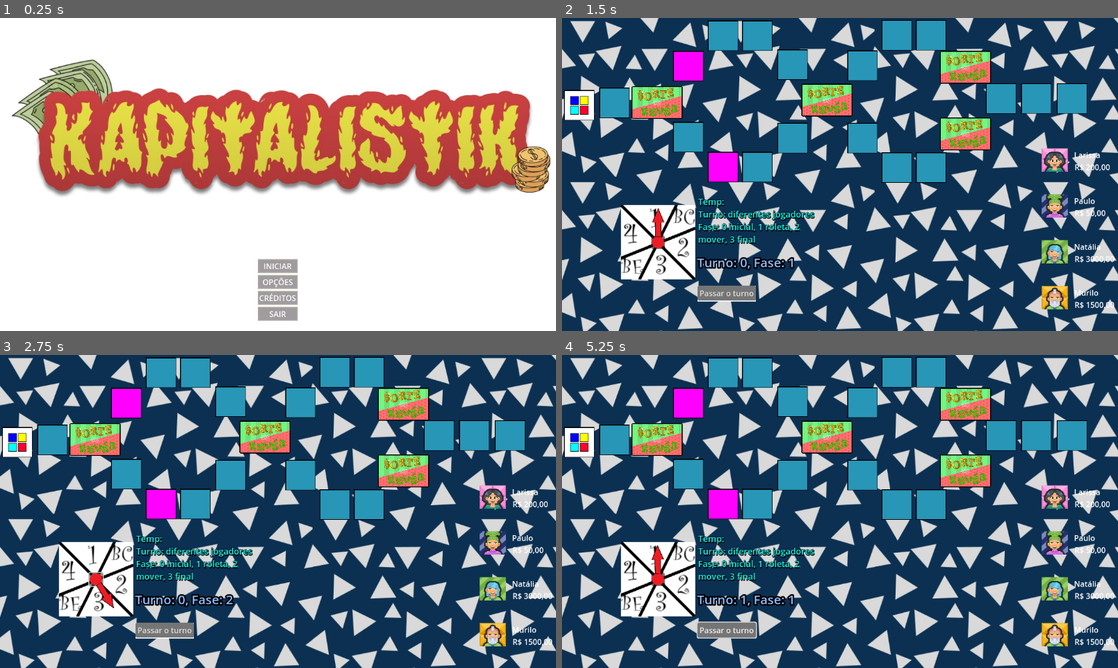
Above: before the commit, frames 1-4 (two rows, left to right).
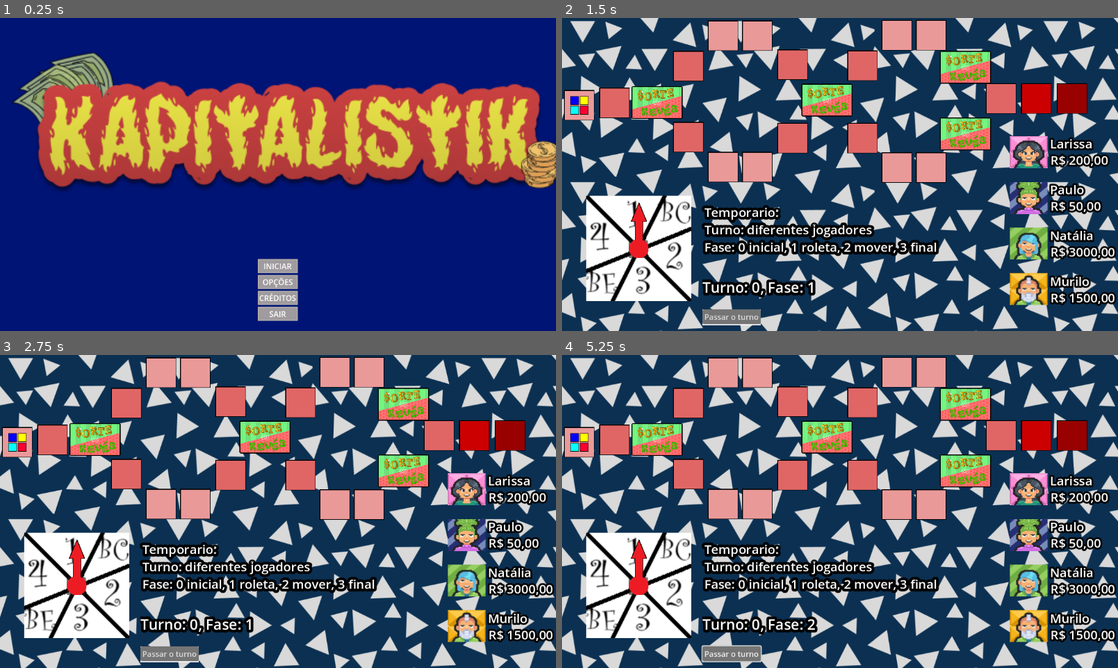
Above: after the commit, the same moments.

Repository: walo2/GameDev_ProjetoGeo
Game: Godot game, scene res://menu.tscn
Same seed, same stepped clock (60 frames per second), same inputs: the game is played once before the commit and once after it.
Inputs (mouse positions are in pixels of both pictures, inside the frame that each line leads up to):
- Up to frame 1 (0.25 s): no input
- Up to frame 2 (1.5 s): click "INICIAR" at 0.5 s; click "2 jogadores" at 1.25 s
- Up to frame 3 (2.75 s): click (94, 580) at 2.02 s
- Up to frame 4 (5.25 s): click (656, 580) at 2.77 s; click (656, 580) at 3.52 s; click "Passar o turno" at 4.25 s; move the mouse to (962, 495) at 5.02 s; click (962, 495) at 5.17 s

The runs differ from the first frame. In frame 1, 85% of the frame differs, in the area x 0-100%, y 0-100%; in frame 2, 26%; in frame 3, 26%; in frame 4, 27%.

Commit message:
Aparencia Atualizada

Diff:
--- a/Kapitalistik/hud.tscn
+++ b/Kapitalistik/hud.tscn
@@ -14,10 +14,10 @@
 anchors_preset = 15
 anchor_right = 1.0
 anchor_bottom = 1.0
-offset_left = 994.0
-offset_top = 270.0
-offset_right = 2.0
-offset_bottom = -2.0
+offset_left = 944.0
+offset_top = 264.0
+offset_right = -48.0
+offset_bottom = -8.0
 grow_horizontal = 2
 grow_vertical = 2
 
@@ -25,13 +25,29 @@
 layout_mode = 2
 
 [node name="Icon" parent="VBoxContainer/Holder" index="0"]
+offset_left = -16.0
+offset_top = -19.0
+offset_right = 62.0
+offset_bottom = 47.0
 texture = ExtResource("3_qiwir")
 
 [node name="User" parent="VBoxContainer/Holder" index="1"]
+offset_top = -22.0
+offset_right = 172.0
+offset_bottom = 22.0
+theme_override_colors/font_outline_color = Color(0, 0, 0, 1)
+theme_override_constants/outline_size = 15
+theme_override_font_sizes/font_size = 26
 text = "Larissa
 "
 
 [node name="Saldo" parent="VBoxContainer/Holder" index="2"]
+offset_top = 12.0
+offset_right = 212.0
+offset_bottom = 56.0
+theme_override_colors/font_outline_color = Color(0, 0, 0, 1)
+theme_override_constants/outline_size = 15
+theme_override_font_sizes/font_size = 26
 text = "R$ 200,00
 "
 
@@ -39,12 +55,28 @@
 layout_mode = 2
 
 [node name="Icon" parent="VBoxContainer/Holder2" index="0"]
+offset_left = -16.0
+offset_top = -19.0
+offset_right = 62.0
+offset_bottom = 47.0
 texture = ExtResource("4_y6fcc")
 
 [node name="User" parent="VBoxContainer/Holder2" index="1"]
+offset_top = -22.0
+offset_right = 152.0
+offset_bottom = 22.0
+theme_override_colors/font_outline_color = Color(0, 0, 0, 1)
+theme_override_constants/outline_size = 15
+theme_override_font_sizes/font_size = 26
 text = "Paulo"
 
 [node name="Saldo" parent="VBoxContainer/Holder2" index="2"]
+offset_top = 12.0
+offset_right = 194.0
+offset_bottom = 56.0
+theme_override_colors/font_outline_color = Color(0, 0, 0, 1)
+theme_override_constants/outline_size = 15
+theme_override_font_sizes/font_size = 26
 text = "R$ 50,00
 "
 
@@ -52,12 +84,28 @@
 layout_mode = 2
 
 [node name="Icon" parent="VBoxContainer/Holder3" index="0"]
+offset_left = -16.0
+offset_top = -20.0
+offset_right = 62.0
+offset_bottom = 46.0
 texture = ExtResource("5_bnhn7")
 
 [node name="User" parent="VBoxContainer/Holder3" index="1"]
+offset_top = -22.0
+offset_right = 175.0
+offset_bottom = 22.0
+theme_override_colors/font_outline_color = Color(0, 0, 0, 1)
+theme_override_constants/outline_size = 15
+theme_override_font_sizes/font_size = 26
 text = "Natália"
 
 [node name="Saldo" parent="VBoxContainer/Holder3" index="2"]
+offset_top = 12.0
+offset_right = 230.0
+offset_bottom = 56.0
+theme_override_colors/font_outline_color = Color(0, 0, 0, 1)
+theme_override_constants/outline_size = 15
+theme_override_font_sizes/font_size = 26
 text = "R$ 3000,00
 "
 
@@ -65,12 +113,28 @@
 layout_mode = 2
 
 [node name="Icon" parent="VBoxContainer/Holder4" index="0"]
+offset_left = -16.0
+offset_top = -21.0
+offset_right = 62.0
+offset_bottom = 45.0
 texture = ExtResource("6_nyk0m")
 
 [node name="User" parent="VBoxContainer/Holder4" index="1"]
+offset_top = -22.0
+offset_right = 166.0
+offset_bottom = 22.0
+theme_override_colors/font_outline_color = Color(0, 0, 0, 1)
+theme_override_constants/outline_size = 15
+theme_override_font_sizes/font_size = 26
 text = "Murilo"
 
 [node name="Saldo" parent="VBoxContainer/Holder4" index="2"]
+offset_top = 12.0
+offset_right = 230.0
+offset_bottom = 56.0
+theme_override_colors/font_outline_color = Color(0, 0, 0, 1)
+theme_override_constants/outline_size = 15
+theme_override_font_sizes/font_size = 26
 text = "R$ 1500,00"
 
 [editable path="VBoxContainer/Holder"]
--- a/Kapitalistik/menu.tscn
+++ b/Kapitalistik/menu.tscn
@@ -2,7 +2,7 @@
 
 [ext_resource type="Theme" uid="uid://c2ywgxeig0yn2" path="res://default_btn.tres" id="1_a1oif"]
 [ext_resource type="Script" path="res://menu.gd" id="1_cux3h"]
-[ext_resource type="Texture2D" uid="uid://bi3wiyjghopn" path="res://Imgs/capaDoJogo.jpeg" id="2_pba6g"]
+[ext_resource type="Texture2D" uid="uid://bujo4v7dmn10t" path="res://Imgs/capaDoJogo.png" id="2_7pgki"]
 
 [node name="Control" type="Control"]
 layout_mode = 3
@@ -23,6 +23,7 @@
 offset_top = -23.0
 offset_right = 1177.0
 offset_bottom = 661.0
+color = Color(0, 0.0784314, 0.462745, 1)
 
 [node name="Background" type="TextureRect" parent="."]
 layout_mode = 2
@@ -32,7 +33,7 @@
 offset_bottom = 410.0
 grow_horizontal = 2
 grow_vertical = 2
-texture = ExtResource("2_pba6g")
+texture = ExtResource("2_7pgki")
 expand_mode = 1
 stretch_mode = 5
 
--- a/Kapitalistik/roleta2.tscn
+++ b/Kapitalistik/roleta2.tscn
@@ -9,25 +9,26 @@
 script = ExtResource("1_p68mi")
 
 [node name="Fundo" type="Sprite2D" parent="."]
-scale = Vector2(1.2, 1.2)
+scale = Vector2(1.7, 1.7)
 texture = ExtResource("2_5g7ed")
 
 [node name="Button" type="Button" parent="."]
-offset_left = -14.0
-offset_top = -13.0
-offset_right = 14.0
-offset_bottom = 14.0
+offset_left = -21.0
+offset_top = -17.0
+offset_right = 19.0
+offset_bottom = 20.0
+icon_alignment = 1
 
 [node name="Sprite2D" type="Sprite2D" parent="Button"]
-position = Vector2(14, 13)
-scale = Vector2(0.15625, 0.15625)
+position = Vector2(21, 17)
+scale = Vector2(0.25, 0.25)
 texture = ExtResource("3_hdodb")
 
 [node name="Seta" type="Node2D" parent="."]
 
 [node name="SetaSprite" type="Sprite2D" parent="Seta"]
-position = Vector2(0, -41)
-scale = Vector2(0.223548, 0.100477)
+position = Vector2(0, -56)
+scale = Vector2(0.3, 0.134)
 texture = ExtResource("4_td6gt")
 
 [connection signal="pressed" from="Button" to="." method="_on_button_pressed"]
--- a/Kapitalistik/tile_map.tscn
+++ b/Kapitalistik/tile_map.tscn
@@ -14,97 +14,117 @@
 
 [node name="Tile 01" parent="Tiles" instance=ExtResource("2_ix8bo")]
 position = Vector2(36, 181)
-colorTile = Color(1, 1, 1, 1)
+colorTile = Color(0.917647, 0.6, 0.6, 1)
 idNumero = 1
 
 [node name="Tile 02" parent="Tiles" instance=ExtResource("2_ix8bo")]
 position = Vector2(109, 176)
+colorTile = Color(0.878431, 0.4, 0.4, 1)
 idNumero = 2
 
 [node name="Tile 03" parent="Tiles" instance=ExtResource("2_ix8bo")]
 position = Vector2(197, 175)
+colorTile = Color(1, 0, 0, 1)
 idNumero = 3
 
 [node name="Tile 04D" parent="Tiles" instance=ExtResource("2_ix8bo")]
 position = Vector2(262, 100)
-colorTile = Color(1, 0, 1, 1)
+colorTile = Color(0.878431, 0.4, 0.4, 1)
 idNumero = 4
 
 [node name="Tile 05D" parent="Tiles" instance=ExtResource("2_ix8bo")]
 position = Vector2(334, 37)
+colorTile = Color(0.917647, 0.6, 0.6, 1)
 idNumero = 5
 
 [node name="Tile 06D" parent="Tiles" instance=ExtResource("2_ix8bo")]
 position = Vector2(405, 37)
+colorTile = Color(0.917647, 0.6, 0.6, 1)
 idNumero = 6
 
 [node name="Tile 07D" parent="Tiles" instance=ExtResource("2_ix8bo")]
 position = Vector2(478, 97)
+colorTile = Color(0.878431, 0.4, 0.4, 1)
 idNumero = 7
 
 [node name="Tile 04F" parent="Tiles" instance=ExtResource("2_ix8bo")]
 position = Vector2(262, 247)
+colorTile = Color(0.878431, 0.4, 0.4, 1)
 idNumero = 4
 
 [node name="Tile 05F" parent="Tiles" instance=ExtResource("2_ix8bo")]
 position = Vector2(334, 309)
-colorTile = Color(1, 0, 1, 1)
+colorTile = Color(0.917647, 0.6, 0.6, 1)
 idNumero = 5
 
 [node name="Tile 06F" parent="Tiles" instance=ExtResource("2_ix8bo")]
 position = Vector2(405, 309)
+colorTile = Color(0.917647, 0.6, 0.6, 1)
 idNumero = 6
 
 [node name="Tile 07F" parent="Tiles" instance=ExtResource("2_ix8bo")]
 position = Vector2(478, 249)
+colorTile = Color(0.878431, 0.4, 0.4, 1)
 idNumero = 7
 
 [node name="Tile 08" parent="Tiles" instance=ExtResource("2_ix8bo")]
 position = Vector2(549, 170)
+colorTile = Color(1, 0, 0, 1)
 idNumero = 8
 
 [node name="Tile 09D" parent="Tiles" instance=ExtResource("2_ix8bo")]
 position = Vector2(623, 249)
+colorTile = Color(0.878431, 0.4, 0.4, 1)
 idNumero = 9
 
 [node name="Tile 10D" parent="Tiles" instance=ExtResource("2_ix8bo")]
 position = Vector2(694, 310)
+colorTile = Color(0.917647, 0.6, 0.6, 1)
 idNumero = 10
 
 [node name="Tile 11D" parent="Tiles" instance=ExtResource("2_ix8bo")]
 position = Vector2(765, 310)
+colorTile = Color(0.917647, 0.6, 0.6, 1)
 idNumero = 11
 
 [node name="Tile 12D" parent="Tiles" instance=ExtResource("2_ix8bo")]
 position = Vector2(836, 240)
+colorTile = Color(1, 0, 0, 1)
 idNumero = 12
 
 [node name="Tile 09F" parent="Tiles" instance=ExtResource("2_ix8bo")]
 position = Vector2(623, 99)
+colorTile = Color(0.878431, 0.4, 0.4, 1)
 idNumero = 9
 
 [node name="Tile 10F" parent="Tiles" instance=ExtResource("2_ix8bo")]
 position = Vector2(694, 36)
+colorTile = Color(0.917647, 0.6, 0.6, 1)
 idNumero = 10
 
 [node name="Tile 11F" parent="Tiles" instance=ExtResource("2_ix8bo")]
 position = Vector2(765, 36)
+colorTile = Color(0.917647, 0.6, 0.6, 1)
 idNumero = 11
 
 [node name="Tile 12F" parent="Tiles" instance=ExtResource("2_ix8bo")]
 position = Vector2(836, 102)
+colorTile = Color(1, 0, 0, 1)
 idNumero = 12
 
 [node name="Tile 13" parent="Tiles" instance=ExtResource("2_ix8bo")]
 position = Vector2(910, 167)
+colorTile = Color(0.878431, 0.4, 0.4, 1)
 idNumero = 13
 
 [node name="Tile 14" parent="Tiles" instance=ExtResource("2_ix8bo")]
 position = Vector2(983, 167)
+colorTile = Color(0.8, 0, 0, 1)
 idNumero = 14
 
 [node name="Tile 15" parent="Tiles" instance=ExtResource("2_ix8bo")]
 position = Vector2(1057, 167)
+colorTile = Color(0.6, 0, 0, 1)
 idNumero = 15
 
 [node name="PlayerTemp" parent="." instance=ExtResource("1_mxqg4")]
@@ -129,7 +149,7 @@
 [node name="HUD" parent="." instance=ExtResource("3_cv6os")]
 
 [node name="TempPassTurn" type="Node2D" parent="."]
-position = Vector2(281, 554)
+position = Vector2(291, 603)
 script = ExtResource("3_1mgao")
 
 [node name="ColorRect" type="ColorRect" parent="TempPassTurn"]
@@ -144,41 +164,40 @@
 metadata/_edit_lock_ = true
 
 [node name="TextEdit" type="RichTextLabel" parent="TempPassTurn"]
-offset_left = -1.0
-offset_top = -66.0
-offset_right = 213.0
-offset_bottom = -30.0
-theme_override_colors/default_color = Color(0.564706, 0.737255, 1, 1)
+offset_top = -67.0
+offset_right = 268.0
+offset_bottom = -19.0
+theme_override_colors/default_color = Color(1, 1, 1, 1)
 theme_override_colors/font_shadow_color = Color(0, 0, 0, 1)
 theme_override_colors/font_outline_color = Color(0, 0, 0, 1)
 theme_override_constants/shadow_offset_y = 2
 theme_override_constants/shadow_outline_size = 2
-theme_override_constants/outline_size = 12
-theme_override_font_sizes/normal_font_size = 26
-text = "Turno: 0, Fase: 1"
+theme_override_constants/outline_size = 22
+theme_override_font_sizes/normal_font_size = 30
+text = " Turno: 0, Fase: 1"
 
 [node name="TextEdit2" type="RichTextLabel" parent="TempPassTurn"]
-offset_left = 1.0
-offset_top = -187.0
-offset_right = 247.0
-offset_bottom = -81.0
-theme_override_colors/default_color = Color(0.054902, 1, 0.972549, 1)
+offset_left = -3.0
+offset_top = -219.0
+offset_right = 509.0
+offset_bottom = -84.0
+theme_override_colors/default_color = Color(1, 1, 1, 1)
 theme_override_colors/font_shadow_color = Color(0, 0, 0, 1)
 theme_override_colors/font_outline_color = Color(0, 0, 0, 1)
-theme_override_constants/shadow_offset_y = 2
+theme_override_constants/shadow_offset_y = 1
 theme_override_constants/shadow_outline_size = 2
-theme_override_constants/outline_size = 3
-theme_override_font_sizes/normal_font_size = 18
-text = "Temp:
-Turno: diferentes jogadores
-Fase: 0 inicial, 1 roleta, 2 mover, 3 final"
+theme_override_constants/outline_size = 22
+theme_override_font_sizes/normal_font_size = 26
+text = " Temporario:
+ Turno: diferentes jogadores
+ Fase: 0 inicial, 1 roleta, 2 mover, 3 final"
 
 [node name="Roleta" parent="." instance=ExtResource("3_6dqb7")]
 visible = false
 position = Vector2(607, 474)
 
 [node name="Roleta2" parent="." instance=ExtResource("6_ptkt8")]
-position = Vector2(199, 464)
+position = Vector2(159, 477)
 
 [node name="Fundo" type="Sprite2D" parent="."]
 z_index = -2
Binary file removed: Kapitalistik/Imgs/capaDoJogo.jpeg
Binary file added: Kapitalistik/Imgs/capaDoJogo.png
Not shown, added: Kapitalistik/Imgs/capaDoJogo.png.import
